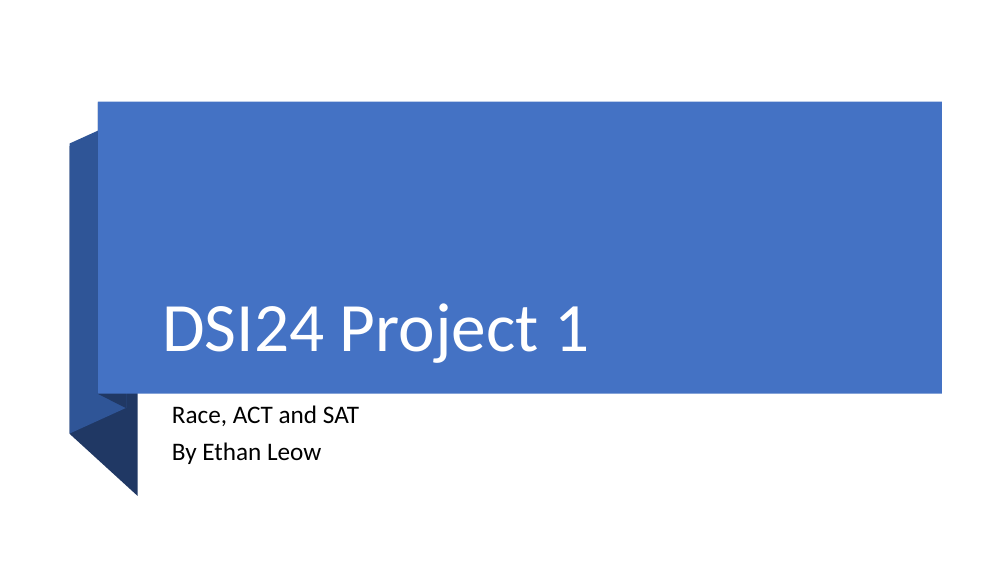
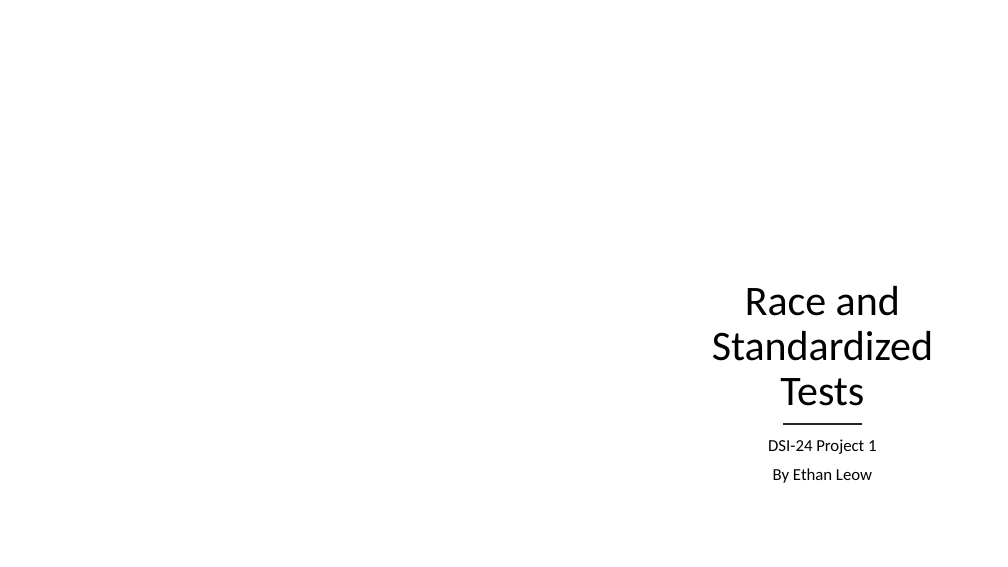
Before and after one commit to ngwtl/DSI-SG-24-projects, a slide deck: slide 1 of project_1/ethan-project1-presentation.pptx. Drawn at 1008x567 pixels with LibreOffice and Linux fonts; fonts in the diff are those of the drawing; background and template pictures are left out. Boxes give left, top, right and bottom in pixels: in the first picture for what was removed or moved away, otherwise in the second. Text is boxed around its words. In the diff, an @@ line names an element or a change of style, - is before the commit and + after.

```diff
--- a/project_1/ethan-project1-presentation.pptx
+++ b/project_1/ethan-project1-presentation.pptx
@@ freeform shape removed at bbox=[70, 118, 126, 434] @@
@@ freeform shape removed at bbox=[98, 103, 126, 409] @@
@@ rectangle removed at bbox=[98, 102, 941, 394] @@
@@ freeform shape removed at bbox=[70, 146, 138, 496] @@
@@ freeform shape added at bbox=[619, 188, 1008, 567], fill #FFFFFF at 70% opacity @@
@@ title added at bbox=[712, 286, 933, 406], 40 pt, text #000000 @@
+Race and Standardized Tests
@@ title removed at bbox=[162, 303, 589, 363] @@
-DSI24 Project 1
@@ subtitle "DSI-24 Project 1": place and size @@
-subtitle "DSI-24 Project 1" at bbox=[172, 405, 359, 464]
+subtitle "DSI-24 Project 1" at bbox=[768, 439, 876, 483]
@@ subtitle at bbox=[768, 439, 876, 454]: text changed; size 24 to 16 pt @@
-Race, ACT and SAT
+DSI-24 Project 1
@@ line added from (784, 423) to (861, 423), #262626 2 pt @@
@@ subtitle at bbox=[773, 468, 872, 483]: size 24 to 16 pt in "By Ethan Leow"; alignment left to centre @@
```
Also in this commit, not shown: 4 other slides changed, 3 other files.
